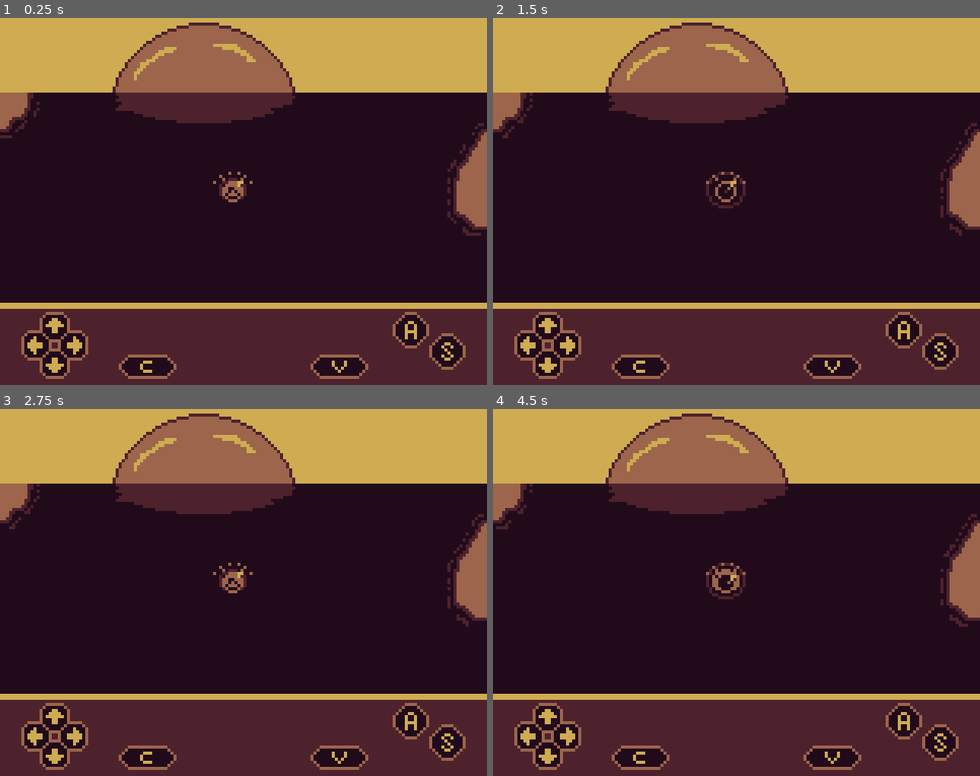
Above: before the commit, frames 1-4 (two rows, left to right).
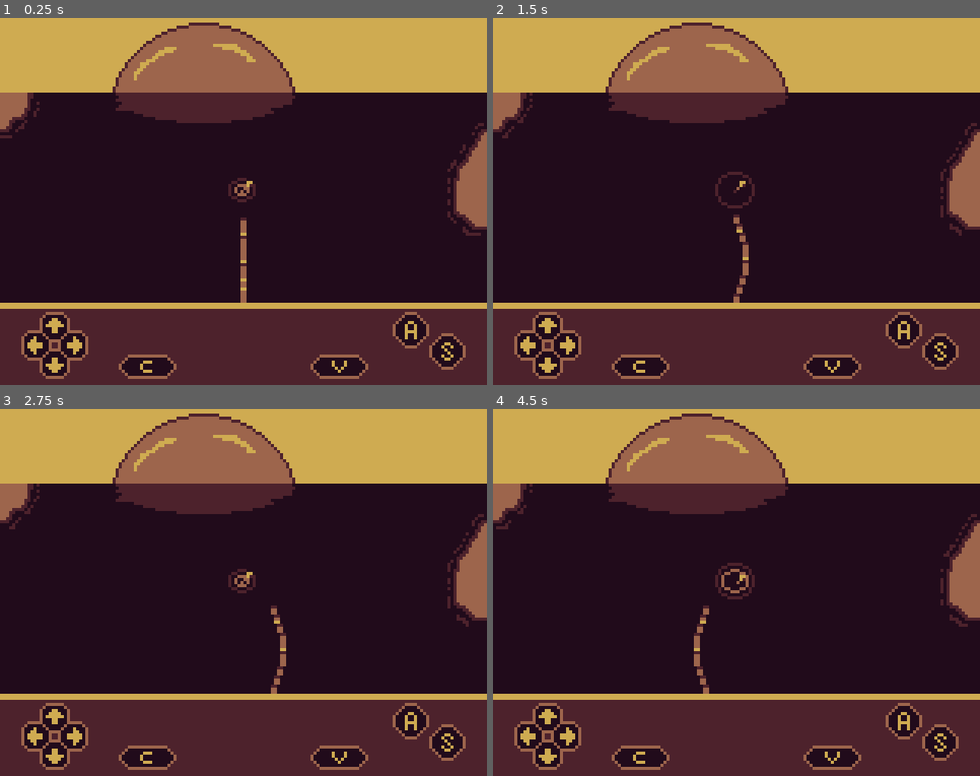
Above: after the commit, the same moments.

Repository: AparneetDey/luckyCatch
Game: Godot game, scene res://scenes/world/world.tscn
The game is run twice, just before and just after one commit, with the same random seed, the same clock (stepped at 60 frames per second) and the same inputs.
Inputs:
- Up to frame 1 (0.25 s): no input
- Up to frame 2 (1.5 s): hold Right (right, bound only after the commit) 0.53-1.28 s; hold Left (left, bound only after the commit) from 1.28 s (still down)
- Up to frame 3 (2.75 s): release Left (left, bound only after the commit) at 2.03 s; hold Right (right, bound only after the commit) from 2.03 s (still down)
- Up to frame 4 (4.5 s): release Right (right, bound only after the commit) at 3.53 s; hold Left (left, bound only after the commit) from 3.53 s (still down)

The runs differ from the first frame. In frame 1, 0.7% of the frame differs, in the area x 43-53%, y 41-78%; in frame 2, 0.7%; in frame 3, 0.7%; in frame 4, 0.9%, in the area x 41-54%, y 41-78%.

Commit message:
Add bamboo rod control and world integration
Introduces a new BambooRod scene and script with left/right pull input, state-driven animations, and configurable movement tuning. Wires the rod into the world scene, adds required input actions in project settings, and updates bobber/splash VFX asset paths and animation visibility tracks so ripple/splash sprites render in the correct states.

Diff:
--- /dev/null
+++ b/bamboo_rod.gd
@@ -0,0 +1,47 @@
+class_name BambooRod
+extends Node2D
+
+@export var max_shift_from_center : int
+@export var pull_speed : float
+@export var return_speed : float
+
+@onready var animation_player: AnimationPlayer = %AnimationPlayer
+
+enum State {IDLE, PULL_LEFT, PULL_RIGHT}
+
+var initial_position : Vector2 = Vector2.ZERO
+var state : State = State.IDLE
+
+func _ready() -> void:
+	initial_position = position
+
+func _process(delta: float) -> void:
+	handle_animation()
+	handle_state()
+	handle_input(delta)
+
+func handle_animation() -> void:
+	if state == State.IDLE:
+		animation_player.play("idle")
+	elif state == State.PULL_LEFT:
+		animation_player.play("pull_left")
+	elif state == State.PULL_RIGHT:
+		animation_player.play("pull_right")
+
+func handle_state() -> void:
+	if(position == initial_position):
+		state = State.IDLE
+	elif(position.x > initial_position.x):
+		state = State.PULL_RIGHT
+	elif(position.x < initial_position.x):
+		state = State.PULL_LEFT
+
+func handle_input(delta: float) -> void:
+	var input_dir := Input.get_axis("left", "right")
+
+	if(input_dir == 0):
+		position.x = move_toward(position.x, initial_position.x, return_speed*delta)
+	else:
+		var target_x := initial_position.x + max_shift_from_center * input_dir
+
+		position.x = move_toward(position.x, target_x, pull_speed * delta)
--- a/project.godot
+++ b/project.godot
@@ -15,6 +15,10 @@
 config/features=PackedStringArray("4.7", "GL Compatibility")
 config/icon="res://icon.svg"
 
+[debug]
+
+gdscript/warnings/unused_signal=0
+
 [display]
 
 window/size/viewport_width=160
@@ -23,6 +27,49 @@
 window/size/window_height_override=720
 window/stretch/mode="viewport"
 window/stretch/scale_mode="integer"
+
+[input]
+
+left={
+"deadzone": 0.2,
+"events": [Object(InputEventKey,"resource_local_to_scene":false,"resource_name":"","device":-1,"window_id":0,"alt_pressed":false,"shift_pressed":false,"ctrl_pressed":false,"meta_pressed":false,"pressed":false,"keycode":0,"physical_keycode":4194319,"key_label":0,"unicode":0,"location":0,"echo":false,"script":null)
+]
+}
+right={
+"deadzone": 0.2,
+"events": [Object(InputEventKey,"resource_local_to_scene":false,"resource_name":"","device":-1,"window_id":0,"alt_pressed":false,"shift_pressed":false,"ctrl_pressed":false,"meta_pressed":false,"pressed":false,"keycode":0,"physical_keycode":4194321,"key_label":0,"unicode":0,"location":0,"echo":false,"script":null)
+]
+}
+up={
+"deadzone": 0.2,
+"events": [Object(InputEventKey,"resource_local_to_scene":false,"resource_name":"","device":-1,"window_id":0,"alt_pressed":false,"shift_pressed":false,"ctrl_pressed":false,"meta_pressed":false,"pressed":false,"keycode":0,"physical_keycode":4194320,"key_label":0,"unicode":0,"location":0,"echo":false,"script":null)
+]
+}
+down={
+"deadzone": 0.2,
+"events": [Object(InputEventKey,"resource_local_to_scene":false,"resource_name":"","device":-1,"window_id":0,"alt_pressed":false,"shift_pressed":false,"ctrl_pressed":false,"meta_pressed":false,"pressed":false,"keycode":0,"physical_keycode":4194322,"key_label":0,"unicode":0,"location":0,"echo":false,"script":null)
+]
+}
+a={
+"deadzone": 0.2,
+"events": [Object(InputEventKey,"resource_local_to_scene":false,"resource_name":"","device":-1,"window_id":0,"alt_pressed":false,"shift_pressed":false,"ctrl_pressed":false,"meta_pressed":false,"pressed":false,"keycode":0,"physical_keycode":65,"key_label":0,"unicode":97,"location":0,"echo":false,"script":null)
+]
+}
+s={
+"deadzone": 0.2,
+"events": [Object(InputEventKey,"resource_local_to_scene":false,"resource_name":"","device":-1,"window_id":0,"alt_pressed":false,"shift_pressed":false,"ctrl_pressed":false,"meta_pressed":false,"pressed":false,"keycode":0,"physical_keycode":83,"key_label":0,"unicode":115,"location":0,"echo":false,"script":null)
+]
+}
+c={
+"deadzone": 0.2,
+"events": [Object(InputEventKey,"resource_local_to_scene":false,"resource_name":"","device":-1,"window_id":0,"alt_pressed":false,"shift_pressed":false,"ctrl_pressed":false,"meta_pressed":false,"pressed":false,"keycode":0,"physical_keycode":67,"key_label":0,"unicode":99,"location":0,"echo":false,"script":null)
+]
+}
+v={
+"deadzone": 0.2,
+"events": [Object(InputEventKey,"resource_local_to_scene":false,"resource_name":"","device":-1,"window_id":0,"alt_pressed":false,"shift_pressed":false,"ctrl_pressed":false,"meta_pressed":false,"pressed":false,"keycode":0,"physical_keycode":86,"key_label":0,"unicode":118,"location":0,"echo":false,"script":null)
+]
+}
 
 [physics]
 
--- a/scenes/environment/river/river.gd
+++ b/scenes/environment/river/river.gd
@@ -1,3 +1,4 @@
+class_name River
 extends Node2D
 
 const RIPPLE_PREFAB = preload("res://scenes/vfx/ripple.tscn")
--- /dev/null
+++ b/scenes/fishingRod/bamboo_rod.tscn
@@ -0,0 +1,98 @@
+[gd_scene format=3 uid="uid://cl3kuq0kpcsxr"]
+
+[ext_resource type="Script" uid="uid://cowfq3w26boai" path="res://bamboo_rod.gd" id="1_ged40"]
+[ext_resource type="Texture2D" uid="uid://cyl2pk4qijj3e" path="res://assets/fishingRod/bamboo-rod-sprite.png" id="2_jm16a"]
+
+[sub_resource type="Animation" id="Animation_etlpr"]
+length = 0.001
+tracks/0/type = "value"
+tracks/0/imported = false
+tracks/0/enabled = true
+tracks/0/path = NodePath("BambooRodSprite:frame")
+tracks/0/interp = 1
+tracks/0/loop_wrap = true
+tracks/0/keys = {
+"times": PackedFloat32Array(0),
+"transitions": PackedFloat32Array(1),
+"update": 1,
+"values": [0]
+}
+
+[sub_resource type="Animation" id="Animation_p8gq8"]
+resource_name = "idle"
+length = 0.39999999999999997
+loop_mode = 1
+step = 0.1
+tracks/0/type = "value"
+tracks/0/imported = false
+tracks/0/enabled = true
+tracks/0/path = NodePath("BambooRodSprite:frame")
+tracks/0/interp = 1
+tracks/0/loop_wrap = true
+tracks/0/keys = {
+"times": PackedFloat32Array(0, 0.2),
+"transitions": PackedFloat32Array(1, 1),
+"update": 1,
+"values": [0, 1]
+}
+
+[sub_resource type="Animation" id="Animation_jwae8"]
+resource_name = "pull_left"
+length = 0.1
+loop_mode = 1
+step = 0.1
+tracks/0/type = "value"
+tracks/0/imported = false
+tracks/0/enabled = true
+tracks/0/path = NodePath("BambooRodSprite:frame")
+tracks/0/interp = 1
+tracks/0/loop_wrap = true
+tracks/0/keys = {
+"times": PackedFloat32Array(0),
+"transitions": PackedFloat32Array(1),
+"update": 1,
+"values": [2]
+}
+
+[sub_resource type="Animation" id="Animation_6hg3s"]
+resource_name = "pull_right"
+length = 0.1
+loop_mode = 1
+step = 0.1
+tracks/0/type = "value"
+tracks/0/imported = false
+tracks/0/enabled = true
+tracks/0/path = NodePath("BambooRodSprite:frame")
+tracks/0/interp = 1
+tracks/0/loop_wrap = true
+tracks/0/keys = {
+"times": PackedFloat32Array(0),
+"transitions": PackedFloat32Array(1),
+"update": 1,
+"values": [3]
+}
+
+[sub_resource type="AnimationLibrary" id="AnimationLibrary_43efo"]
+_data = {
+&"RESET": SubResource("Animation_etlpr"),
+&"idle": SubResource("Animation_p8gq8"),
+&"pull_left": SubResource("Animation_jwae8"),
+&"pull_right": SubResource("Animation_6hg3s")
+}
+
+[node name="BambooRod" type="Node2D" unique_id=1336956881]
+script = ExtResource("1_ged40")
+max_shift_from_center = 10
+pull_speed = 50.0
+return_speed = 25.0
+
+[node name="BambooRodSprite" type="Sprite2D" parent="." unique_id=1479466855]
+texture = ExtResource("2_jm16a")
+centered = false
+offset = Vector2(-16, -32)
+hframes = 4
+
+[node name="AnimationPlayer" type="AnimationPlayer" parent="." unique_id=1571132039]
+unique_name_in_owner = true
+libraries/ = SubResource("AnimationLibrary_43efo")
+autoplay = &"idle"
--- a/scenes/fishingRod/bobber.tscn
+++ b/scenes/fishingRod/bobber.tscn
@@ -2,7 +2,7 @@
 
 [ext_resource type="Texture2D" uid="uid://dsdtwpanulsdd" path="res://assets/vfx/ripple-sprite.png" id="1_gimnf"]
 [ext_resource type="Texture2D" uid="uid://dlc176dtqq6xn" path="res://assets/fishingRod/bobber-sprite.png" id="1_kkebe"]
-[ext_resource type="Texture2D" uid="uid://d35rr2uujg8rp" path="res://assets/fishingRod/splash-sprite.png" id="2_2fmbl"]
+[ext_resource type="Texture2D" uid="uid://d35rr2uujg8rp" path="res://assets/vfx/splash-sprite.png" id="2_2fmbl"]
 
 [sub_resource type="Animation" id="Animation_gimnf"]
 length = 0.001
@@ -41,6 +41,30 @@
 "transitions": PackedFloat32Array(1),
 "update": 1,
 "values": [0]
+}
+tracks/3/type = "value"
+tracks/3/imported = false
+tracks/3/enabled = true
+tracks/3/path = NodePath("SplashSprite:visible")
+tracks/3/interp = 1
+tracks/3/loop_wrap = true
+tracks/3/keys = {
+"times": PackedFloat32Array(0),
+"transitions": PackedFloat32Array(1),
+"update": 1,
+"values": [false]
+}
+tracks/4/type = "value"
+tracks/4/imported = false
+tracks/4/enabled = true
+tracks/4/path = NodePath("RippleSprite:visible")
+tracks/4/interp = 1
+tracks/4/loop_wrap = true
+tracks/4/keys = {
+"times": PackedFloat32Array(0),
+"transitions": PackedFloat32Array(1),
+"update": 1,
+"values": [false]
 }
 
 [sub_resource type="Animation" id="Animation_tggis"]
@@ -70,6 +94,30 @@
 "transitions": PackedFloat32Array(1, 1),
 "update": 1,
 "values": [0, 1]
+}
+tracks/2/type = "value"
+tracks/2/imported = false
+tracks/2/enabled = true
+tracks/2/path = NodePath("RippleSprite:visible")
+tracks/2/interp = 1
+tracks/2/loop_wrap = true
+tracks/2/keys = {
+"times": PackedFloat32Array(0),
+"transitions": PackedFloat32Array(1),
+"update": 1,
+"values": [false]
+}
+tracks/3/type = "value"
+tracks/3/imported = false
+tracks/3/enabled = true
+tracks/3/path = NodePath("SplashSprite:visible")
+tracks/3/interp = 1
+tracks/3/loop_wrap = true
+tracks/3/keys = {
+"times": PackedFloat32Array(0),
+"transitions": PackedFloat32Array(1),
+"update": 1,
+"values": [true]
 }
 
 [sub_resource type="Animation" id="Animation_2fmbl"]
@@ -101,6 +149,30 @@
 "update": 1,
 "values": [0, 1, 2, 3, 4]
 }
+tracks/2/type = "value"
+tracks/2/imported = false
+tracks/2/enabled = true
+tracks/2/path = NodePath("SplashSprite:visible")
+tracks/2/interp = 1
+tracks/2/loop_wrap = true
+tracks/2/keys = {
+"times": PackedFloat32Array(0),
+"transitions": PackedFloat32Array(1),
+"update": 1,
+"values": [false]
+}
+tracks/3/type = "value"
+tracks/3/imported = false
+tracks/3/enabled = true
+tracks/3/path = NodePath("RippleSprite:visible")
+tracks/3/interp = 1
+tracks/3/loop_wrap = true
+tracks/3/keys = {
+"times": PackedFloat32Array(0),
+"transitions": PackedFloat32Array(1),
+"update": 1,
+"values": [true]
+}
 
 [sub_resource type="AnimationLibrary" id="AnimationLibrary_tggis"]
 _data = {
@@ -112,12 +184,14 @@
 [node name="Bobber" type="Node2D" unique_id=374119411]
 
 [node name="RippleSprite" type="Sprite2D" parent="." unique_id=1451355914]
+visible = false
 texture = ExtResource("1_gimnf")
 centered = false
 offset = Vector2(-9, -8)
 hframes = 5
 
 [node name="SplashSprite" type="Sprite2D" parent="." unique_id=219159759]
+visible = false
 texture = ExtResource("2_2fmbl")
 centered = false
 offset = Vector2(-8, -8)
--- a/scenes/world/world.tscn
+++ b/scenes/world/world.tscn
@@ -4,6 +4,7 @@
 [ext_resource type="PackedScene" uid="uid://c4ch4uq2ifiq8" path="res://scenes/environment/sky/sky.tscn" id="2_1fp7r"]
 [ext_resource type="PackedScene" uid="uid://lb8wxqoe3vvg" path="res://scenes/ui/ui.tscn" id="3_1fp7r"]
 [ext_resource type="PackedScene" uid="uid://r1wmc4ra70oc" path="res://scenes/fishingRod/bobber.tscn" id="4_6m72w"]
+[ext_resource type="PackedScene" uid="uid://cl3kuq0kpcsxr" path="res://scenes/fishingRod/bamboo_rod.tscn" id="5_v5dby"]
 
 [node name="World" type="Node2D" unique_id=1446171337]
 
@@ -14,4 +15,7 @@
 [node name="UI" parent="." unique_id=1434395001 instance=ExtResource("3_1fp7r")]
 
 [node name="Bobber" parent="." unique_id=374119411 instance=ExtResource("4_6m72w")]
-position = Vector2(77, 80)
+position = Vector2(80, 80)
+
+[node name="BambooRod" parent="." unique_id=1336956881 instance=ExtResource("5_v5dby")]
+position = Vector2(80, 117)
Binary file added: assets/fishingRod/bamboo-rod-sprite.png
Not shown, changed: assets/fishingRod/bamboo-rod-sprite.png.import
Binary file added: assets/fishingRod/bobber-sprite.ong.aseprite
Renamed: assets/fishingRod/splash-sprite.png -> assets/vfx/splash-sprite.png
Not shown, added: assets/vfx/splash-sprite.png.import
Not shown, added: bamboo_rod.gd.uid
